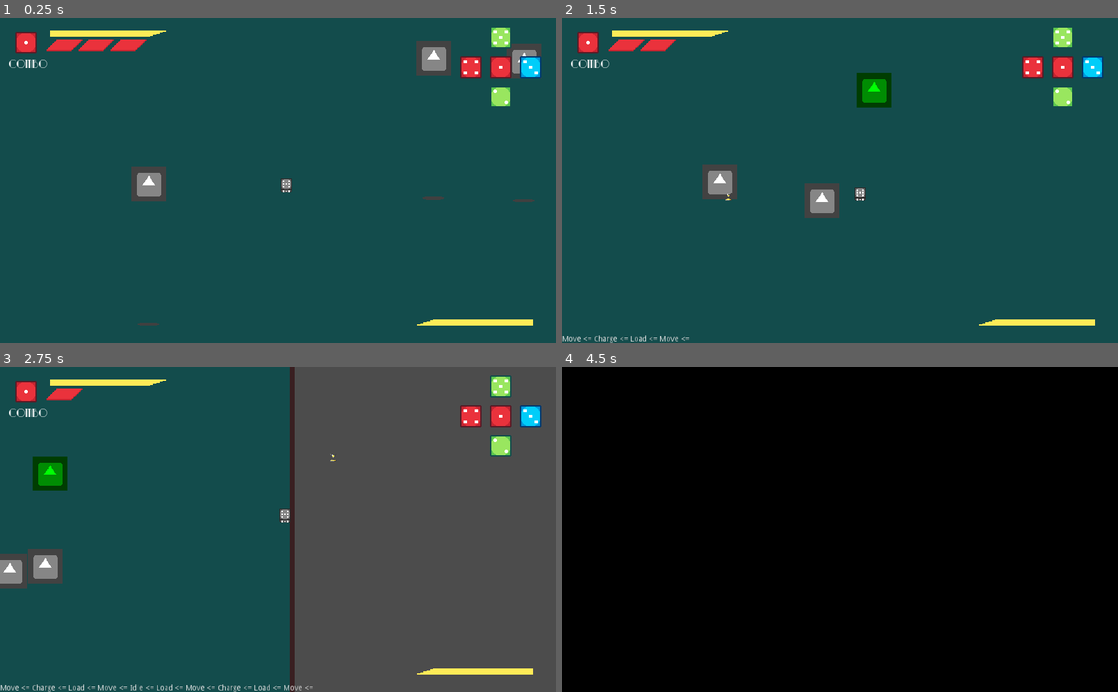
Above: before the commit, frames 1-4 (two rows, left to right).
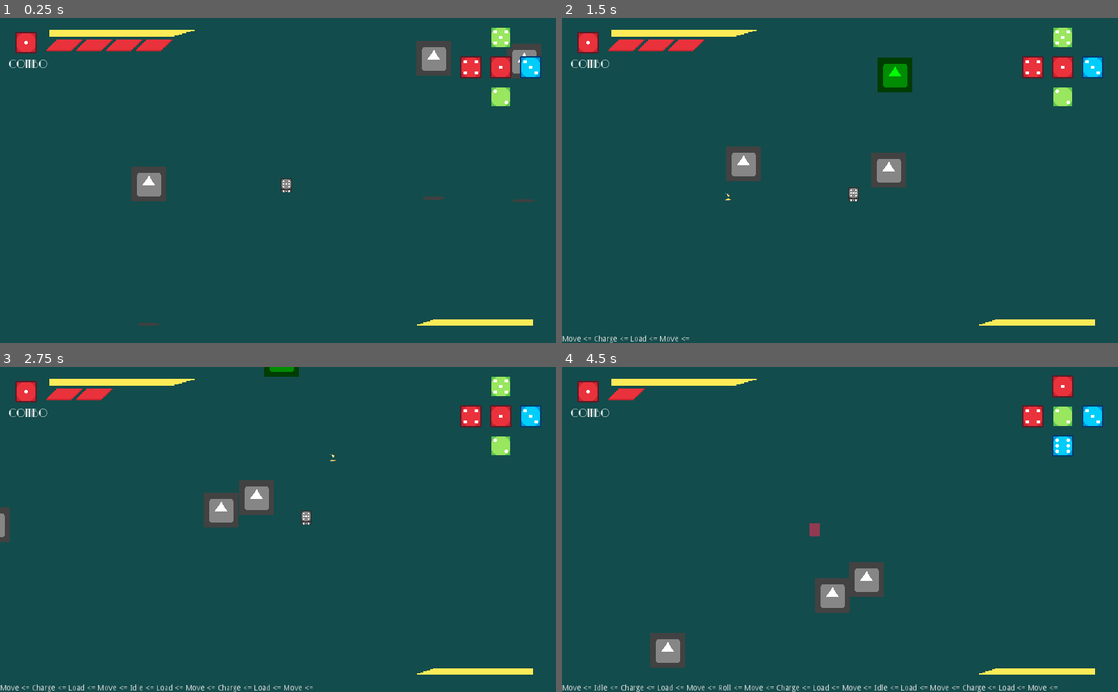
Above: after the commit, the same moments.

Repository: andrebariani/gmtk2022
Game: Godot game, scene res://src/Main.tscn
The game is run twice, just before and just after one commit, with the same random seed, the same clock (stepped at 60 frames per second) and the same inputs. The engine's default icon, where the game draws it, is replaced by a stand-in: a white triangle on a blue panel in a dark square.
Inputs (mouse positions are in pixels of both pictures, inside the frame that each line leads up to):
- Up to frame 1 (0.25 s): no input
- Up to frame 2 (1.5 s): tap Enter (ui_accept) at 0.5, 0.77, 0.8, 1.07, 1.35 s; move the mouse to (962, 164) at 0.52 s; hold D (move_right) 0.53-1.28 s; click (962, 164) at 0.6 s; move the mouse to (728, 196) at 1.27 s; hold S (move_down) from 1.28 s (still down)
- Up to frame 3 (2.75 s): tap Enter (ui_accept) at 1.52, 1.82, 2.3 s; click (166, 545) at 1.55 s; move the mouse to (333, 458) at 2.02 s; release S (move_down) at 2.03 s; hold D (move_right) from 2.03 s (still down); click (333, 458) at 2.1 s
- Up to frame 4 (4.5 s): move the mouse to (812, 594) at 2.77 s; release D (move_right) at 2.78 s; hold W (move_up) 2.78-3.53 s; tap Space (roll) at 2.85 s; tap Enter (ui_accept) at 3.02, 3.32, 3.77, 3.8, 4.07, 4.35 s; click (812, 594) at 3.05 s; move the mouse to (1006, 578) at 3.52 s; hold A (move_left) from 3.53 s (still down); click (1006, 578) at 3.6 s; move the mouse to (673, 480) at 4.27 s

The runs differ from the first frame. In frame 1, 0.4% of the frame differs, in the area x 8-35%, y 3-11%; in frame 2, 4.1%; in frame 3, 50%; in frame 4, 100%, in the area x 0-100%, y 0-100%.

Commit message:
lots of adjustments

Diff:
--- a/src/Main.gd
+++ b/src/Main.gd
@@ -49,18 +49,22 @@
 
 
 func _on_Player_enemy_killed():
+	camera.shake_camera(300)
 	add_score(1)
 
 
 func _on_Player_advanced_combo(face):
-	add_score(2)
 	ui.set_next_combo_face(face)
 
 
 func _on_Player_triggered_combo():
+	camera.shake_camera(600)
 	add_score(18)
 	ui.trigger_combo()
 
+
+func _on_Player_took_damage():
+	camera.shake_camera(400)
 
 func _on_Player_died():
 	get_tree().paused = true
--- a/src/Main.tscn
+++ b/src/Main.tscn
@@ -71,6 +71,7 @@
 [connection signal="enemy_killed" from="YSort/Player" to="." method="_on_Player_enemy_killed"]
 [connection signal="health_changed" from="YSort/Player" to="." method="_on_Player_health_changed"]
 [connection signal="rolled" from="YSort/Player" to="." method="_on_Player_rolled"]
+[connection signal="took_damage" from="YSort/Player" to="." method="_on_Player_took_damage"]
 [connection signal="triggered_combo" from="YSort/Player" to="." method="_on_Player_triggered_combo"]
 [connection signal="game_over_finished" from="CanvasLayer/ScreenShaders" to="." method="_on_ScreenShaders_game_over_finished"]
 [connection signal="game_over_finished" from="CanvasLayer/GameOver" to="." method="_on_GameOver_game_over_finished"]
--- a/src/entities/enemies/Bullet.gd
+++ b/src/entities/enemies/Bullet.gd
@@ -26,5 +26,5 @@
 	if body.has_method("take_damage"):
 		body.take_damage()
 	if body.has_method("take_knockback"):
-		body.take_knockback(velocity * speed/10)
+		body.take_knockback(velocity * speed/5)
 	queue_free()
--- a/src/entities/enemies/Bullet.tscn
+++ b/src/entities/enemies/Bullet.tscn
@@ -1,10 +1,11 @@
-[gd_scene load_steps=4 format=2]
+[gd_scene load_steps=5 format=2]
 
 [ext_resource path="res://src/entities/enemies/Bullet.gd" type="Script" id=1]
-[ext_resource path="res://src/entities/enemies/LG-bullet-power.png" type="Texture" id=2]
+[ext_resource path="res://assets/chips/chip.png" type="Texture" id=2]
+[ext_resource path="res://src/entities/enemies/DamageDealer.tres" type="Material" id=3]
 
-[sub_resource type="CircleShape2D" id=1]
-radius = 13.0
+[sub_resource type="RectangleShape2D" id=1]
+extents = Vector2( 18, 8.5 )
 
 [node name="Bullet" type="KinematicBody2D"]
 collision_layer = 0
@@ -12,6 +13,7 @@
 script = ExtResource( 1 )
 
 [node name="Sprite" type="Sprite" parent="."]
+material = ExtResource( 3 )
 texture = ExtResource( 2 )
 
 [node name="Hitbox" type="Area2D" parent="."]
@@ -19,6 +21,7 @@
 collision_mask = 8
 
 [node name="CollisionShape2D" type="CollisionShape2D" parent="Hitbox"]
+position = Vector2( 1, -0.5 )
 shape = SubResource( 1 )
 
 [node name="Life_timer" type="Timer" parent="."]
--- /dev/null
+++ b/src/entities/enemies/DamageDealer.tres
@@ -0,0 +1,8 @@
+[gd_resource type="ShaderMaterial" load_steps=2 format=2]
+
+[ext_resource path="res://src/entities/player/damage_blink.tres" type="Shader" id=1]
+
+[resource]
+shader = ExtResource( 1 )
+shader_param/active = true
+shader_param/color = Vector3( 0.57, 0.23, 0.32 )
--- a/src/entities/enemies/Melee_enemy.gd
+++ b/src/entities/enemies/Melee_enemy.gd
@@ -3,6 +3,8 @@
 var in_range = false
 export (float) var charge_mult
 var charge_direction
+
+onready var damageSprite = $DamageSprite
 
 func _ready():
 	$Hitbox/CollisionShape2D.disabled = true
@@ -22,6 +24,7 @@
 	elif movement_status == CHARGE:
 		move_and_slide(charge_direction * speed * delta * charge_mult)
 
+
 func _on_Range_body_entered(_body):
 	in_range = true
 
@@ -32,12 +35,14 @@
 func _on_Timer_charging_timeout():
 	if movement_status != KNOCKBACK:
 		movement_status = CHARGE
+		damageSprite.visible = true
 		$Hitbox/CollisionShape2D.disabled = false
 		charge_direction = global_position.direction_to(Player.global_position)
 		$Timer_charge.start()
 
 func _on_Timer_charge_timeout():
 	if movement_status != KNOCKBACK:
+		damageSprite.visible = false
 		$Hitbox/CollisionShape2D.disabled = true
 		$Timer_cd.start()
 		movement_status = NORMAL
--- a/src/entities/enemies/Melee_enemy.tscn
+++ b/src/entities/enemies/Melee_enemy.tscn
@@ -1,10 +1,10 @@
-[gd_scene load_steps=10 format=2]
+[gd_scene load_steps=11 format=2]
 
 [ext_resource path="res://src/entities/enemies/Enemy_chaser.tscn" type="PackedScene" id=1]
 [ext_resource path="res://src/shaders/EnemySaturation.gdshader" type="Shader" id=2]
 [ext_resource path="res://src/entities/enemies/Melee_enemy.gd" type="Script" id=3]
-
-[sub_resource type="ShaderMaterial" id=8]
+[ext_resource path="res://icon.png" type="Texture" id=4]
+[ext_resource path="res://src/entities/enemies/DamageDealer.tres" type="Material" id=5]
 
 [sub_resource type="ShaderMaterial" id=7]
 resource_local_to_scene = true
@@ -27,7 +27,6 @@
 
 [node name="Melee_enemy" instance=ExtResource( 1 )]
 light_mask = 3
-material = SubResource( 8 )
 scale = Vector2( 2, 2 )
 collision_mask = 6
 script = ExtResource( 3 )
@@ -37,19 +36,24 @@
 [node name="Sprite" parent="." index="0"]
 material = SubResource( 7 )
 
-[node name="CollisionShape2D" parent="." index="1"]
+[node name="DamageSprite" type="Sprite" parent="." index="1"]
+visible = false
+material = ExtResource( 5 )
+texture = ExtResource( 4 )
+
+[node name="CollisionShape2D" parent="." index="2"]
 visible = false
 position = Vector2( -0.5, -0.25 )
 shape = SubResource( 1 )
 
-[node name="Hurtbox" parent="." index="2"]
+[node name="Hurtbox" parent="." index="3"]
 visible = false
 
 [node name="CollisionShape2D" parent="Hurtbox" index="0"]
 position = Vector2( 0, 0.25 )
 shape = SubResource( 4 )
 
-[node name="Hitbox" type="Area2D" parent="." index="4"]
+[node name="Hitbox" type="Area2D" parent="." index="5"]
 visible = false
 collision_layer = 64
 collision_mask = 8
@@ -58,29 +62,29 @@
 position = Vector2( -0.75, 1 )
 shape = SubResource( 5 )
 
-[node name="Range" type="Area2D" parent="." index="5"]
+[node name="Range" type="Area2D" parent="." index="6"]
 visible = false
 collision_layer = 0
 
 [node name="CollisionShape2D" type="CollisionShape2D" parent="Range" index="0"]
 shape = SubResource( 3 )
 
-[node name="Timer_charging" type="Timer" parent="." index="6"]
+[node name="Timer_charging" type="Timer" parent="." index="7"]
 wait_time = 0.5
 one_shot = true
 
-[node name="Timer_charge" type="Timer" parent="." index="7"]
+[node name="Timer_charge" type="Timer" parent="." index="8"]
 wait_time = 0.5
 one_shot = true
 
-[node name="Timer_cd" type="Timer" parent="." index="8"]
+[node name="Timer_cd" type="Timer" parent="." index="9"]
 wait_time = 3.0
 one_shot = true
 
-[node name="Shadow" parent="." index="10"]
+[node name="Shadow" parent="." index="11"]
 position = Vector2( 0, 33.5469 )
 
-[node name="FallHitbox" parent="." index="11"]
+[node name="FallHitbox" parent="." index="12"]
 visible = false
 collision_layer = 1
 collision_mask = 1
--- a/src/entities/enemies/Protector_enemy.gd
+++ b/src/entities/enemies/Protector_enemy.gd
@@ -1,10 +1,16 @@
-extends "res://src/entities/enemies/Enemy_base.gd"
+extends "res://src/entities/enemies/Enemy_chaser.gd"
+
+
+func on_process(delta):
+	if movement_status == KNOCKBACK:
+		movimentation(delta/2)
 
 
 func _on_Protect_range_body_entered(body):
 	body.protections += 1
 	if body.sprite.material != null:
 		body.sprite.material.set_shader_param("active", true)
+
 
 func _on_Protect_range_body_exited(body):
 	body.protections -= 1
--- a/src/entities/enemies/Protector_enemy.tscn
+++ b/src/entities/enemies/Protector_enemy.tscn
@@ -65,9 +65,7 @@
 shape = SubResource( 1 )
 
 [node name="Light2D" type="Light2D" parent="." index="4"]
-visible = false
 texture = ExtResource( 2 )
-color = Color( 0.478431, 0.67451, 0.94902, 1 )
 range_item_cull_mask = 2
 
 [node name="Protect_range" type="Area2D" parent="." index="5"]
--- a/src/entities/player/Player.gd
+++ b/src/entities/player/Player.gd
@@ -2,6 +2,7 @@
 class_name Player
 
 signal rolled()
+signal took_damage()
 signal health_changed(value)
 signal enemy_killed()
 signal advanced_combo(face)
@@ -112,6 +113,7 @@
 	_sprite.blink_anim()
 	_hurtbox.call_deferred("disabled", true)
 	_invincibleTimer.start(INVINCIBLE_DURATION)
+	emit_signal("took_damage")
 
 	set_health(health - 1)
 	if health <= 0:
--- a/src/entities/player/Player.tscn
+++ b/src/entities/player/Player.tscn
@@ -60,6 +60,7 @@
 collision_layer = 9
 collision_mask = 6
 script = ExtResource( 2 )
+MAX_HEALTH = 4
 WALK_SPEED = 40000
 ROLL_SPEED = 90000
 CHARGE_SPEED = 240000
@@ -103,6 +104,7 @@
 material = SubResource( 9 )
 texture = ExtResource( 6 )
 script = ExtResource( 14 )
+blink_color = Color( 0.568627, 0.227451, 0.321569, 1 )
 
 [node name="Tween" type="Tween" parent="Sprite"]
 
@@ -183,7 +185,7 @@
 visible = false
 scale = Vector2( 2, 2 )
 frames = SubResource( 8 )
-frame = 1
+frame = 4
 playing = true
 script = ExtResource( 12 )
 
--- a/src/ui/Healthbar.gd
+++ b/src/ui/Healthbar.gd
@@ -9,7 +9,7 @@
 			if !hps.get_child(i).visible:
 				hps.get_child(i).visible = true
 				tween.interpolate_property(hps.get_child(i), 'rect_scale',
-					null, Vector2(1, 1), 0.1, Tween.TRANS_BACK, Tween.EASE_IN)
+					null, Vector2(2, 2), 0.1, Tween.TRANS_BACK, Tween.EASE_IN)
 		else:
 			if hps.get_child(i).visible:
 				tween.interpolate_property(hps.get_child(i), 'rect_scale',
--- a/src/ui/UI.tscn
+++ b/src/ui/UI.tscn
@@ -67,9 +67,9 @@
 }
 
 [node name="Health2" type="TextureRect" parent="Healthbar/Slots"]
-margin_left = 54.0
-margin_top = 24.0
-margin_right = 87.0
+margin_left = 51.0
+margin_top = 24.0
+margin_right = 84.0
 margin_bottom = 35.0
 rect_scale = Vector2( 2, 2 )
 rect_pivot_offset = Vector2( 16, 6 )
@@ -79,9 +79,9 @@
 }
 
 [node name="Health3" type="TextureRect" parent="Healthbar/Slots"]
-margin_left = 114.0
-margin_top = 24.0
-margin_right = 147.0
+margin_left = 106.0
+margin_top = 24.0
+margin_right = 139.0
 margin_bottom = 35.0
 rect_scale = Vector2( 2, 2 )
 rect_pivot_offset = Vector2( 16, 6 )
@@ -90,15 +90,27 @@
 "_edit_use_anchors_": false
 }
 
+[node name="Health4" type="TextureRect" parent="Healthbar/Slots"]
+margin_left = 161.0
+margin_top = 24.0
+margin_right = 194.0
+margin_bottom = 35.0
+rect_scale = Vector2( 2, 2 )
+rect_pivot_offset = Vector2( 16, 6 )
+texture = ExtResource( 1 )
+__meta__ = {
+"_edit_use_anchors_": false
+}
+
 [node name="Tween" type="Tween" parent="Healthbar"]
 
 [node name="Detail" type="TextureRect" parent="Healthbar"]
 modulate = Color( 1, 0.921569, 0.341176, 1 )
-margin_left = -24.0
-margin_top = -2.0
-margin_right = 83.0
-margin_bottom = 4.0
-rect_scale = Vector2( 2, 2 )
+margin_left = -25.0
+margin_top = -3.0
+margin_right = 101.0
+margin_bottom = 3.0
+rect_scale = Vector2( 2.5, 2 )
 texture = ExtResource( 8 )
 flip_h = true
 flip_v = true
Binary file changed: assets/sprites/circle.png
